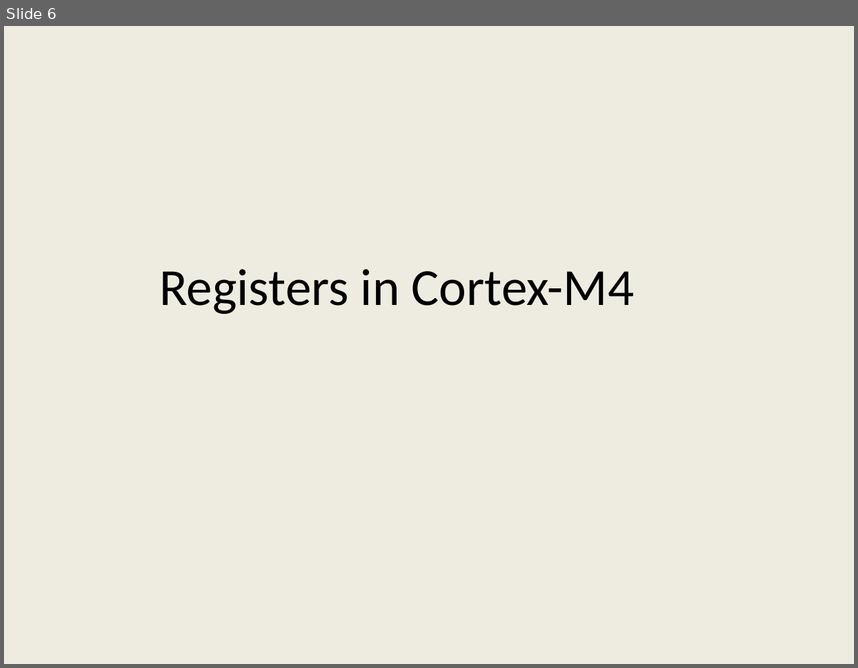
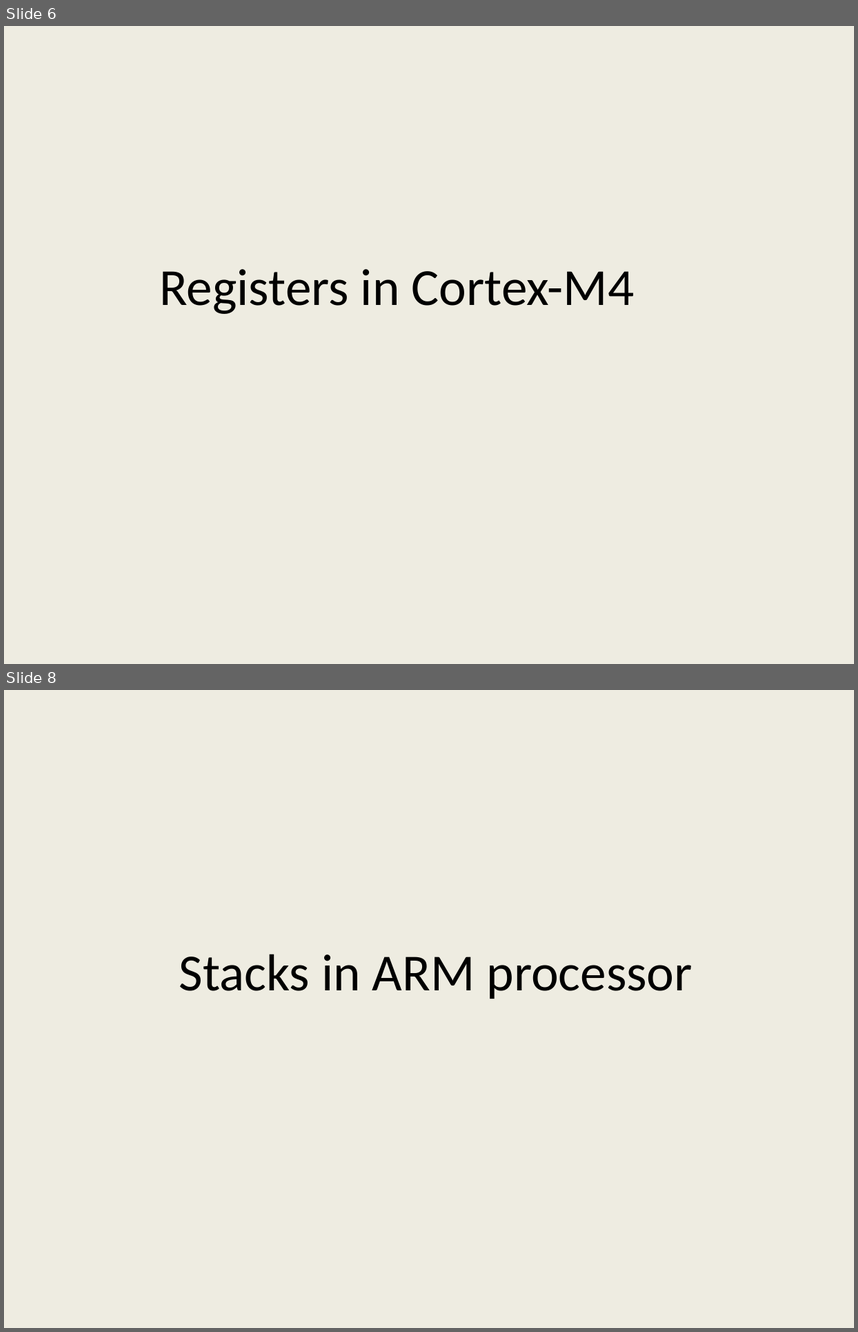
Before and after one commit to girishsukukumar/ARM-Architecture, a slide deck: Module-4.pptx. Shown one above the other, each under a label of ours: slide 6 before the commit, slides 6 and 8 after it; the slides between them are not shown. The pictures are 858x668 and 858x1332 pixels, drawn with LibreOffice and Linux fonts; fonts in the diff are those of the drawing. Boxes give left, top, right and bottom in pixels: in the first picture for what was removed or moved away, otherwise in the second. Text is boxed around its words. In the diff, an @@ line names an element or a change of style, - is before the commit and + after.

```diff
--- a/Module-4.pptx
+++ b/Module-4.pptx
@@ slide 8 added at <box>4,690,854,1328</box>, background #EEECE1 @@
@@ title added at <box>179,954,693,998</box>, 44 pt, text #000000 @@
+Stacks in ARM processor
```
Also in this commit, not shown: 1 slide changed, 10 other slides added, 11 slides removed.
